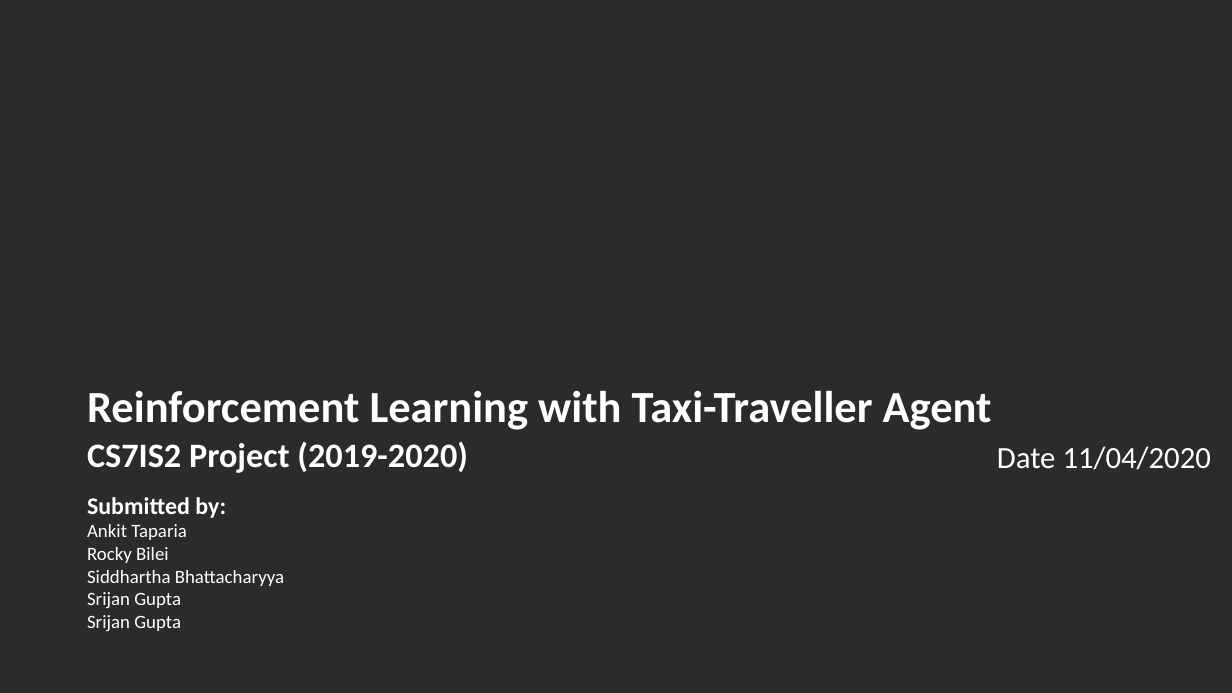
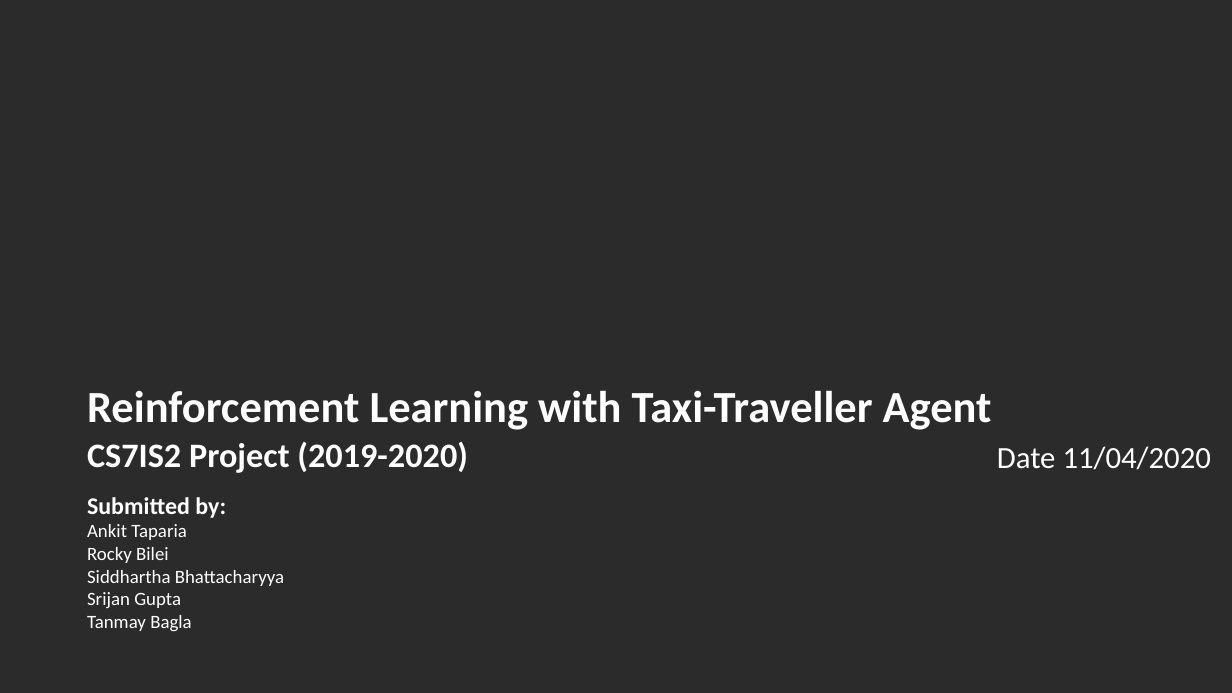
Before and after one commit to BAGLAT/Reinforcement-Learning-Artifical-Intelligence, a slide deck: slide 1 of AIDemo/Assignment1_Reinforcement Learning with Taxi-Traveller Agent.pptx. Drawn at 1232x693 pixels with LibreOffice and Linux fonts; fonts in the diff are those of the drawing; background and template pictures are left out; a plain dark background stands for a picture behind light text. Boxes give left, top, right and bottom in pixels: in the first picture for what was removed or moved away, otherwise in the second. Text is boxed around its words. In the diff, an @@ line names an element or a change of style, - is before the commit and + after.

```diff
--- a/AIDemo/Assignment1_Reinforcement Learning with Taxi-Traveller Agent.pptx
+++ b/AIDemo/Assignment1_Reinforcement Learning with Taxi-Traveller Agent.pptx
@@ text at (87,524,284,631): text changed @@
-Ankit Taparia
-Rocky Bilei
-Siddhartha Bhattacharyya
-Srijan Gupta
-Srijan Gupta
+Ankit Taparia
+Rocky Bilei
+Siddhartha Bhattacharyya
+Srijan Gupta
+Tanmay Bagla
```
